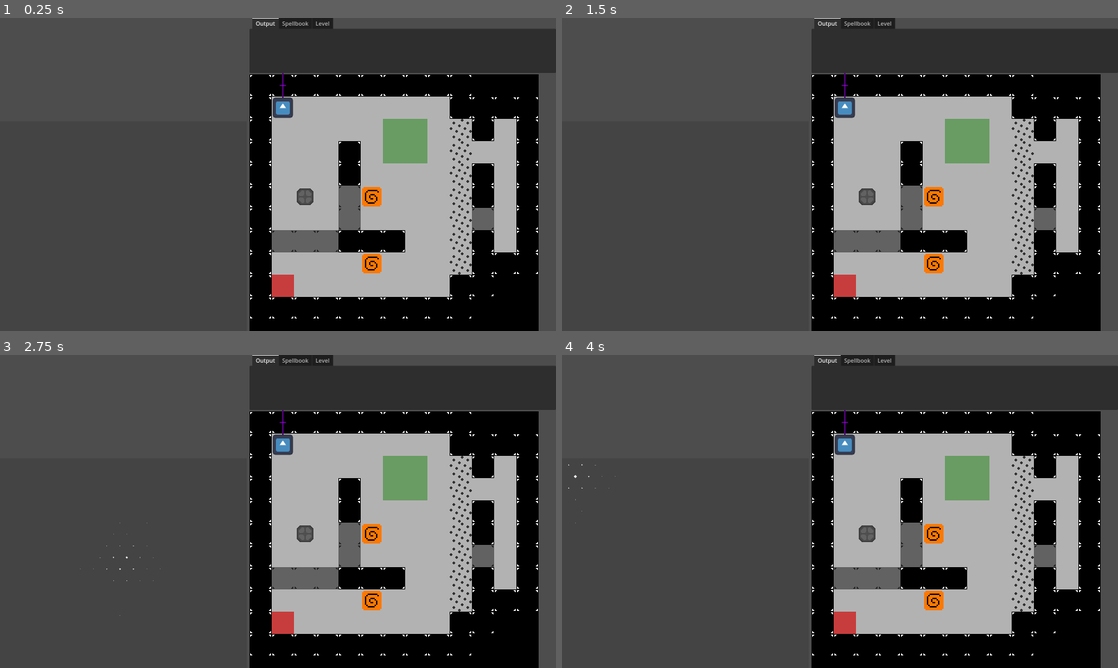
Above: before the commit, frames 1-4 (two rows, left to right).
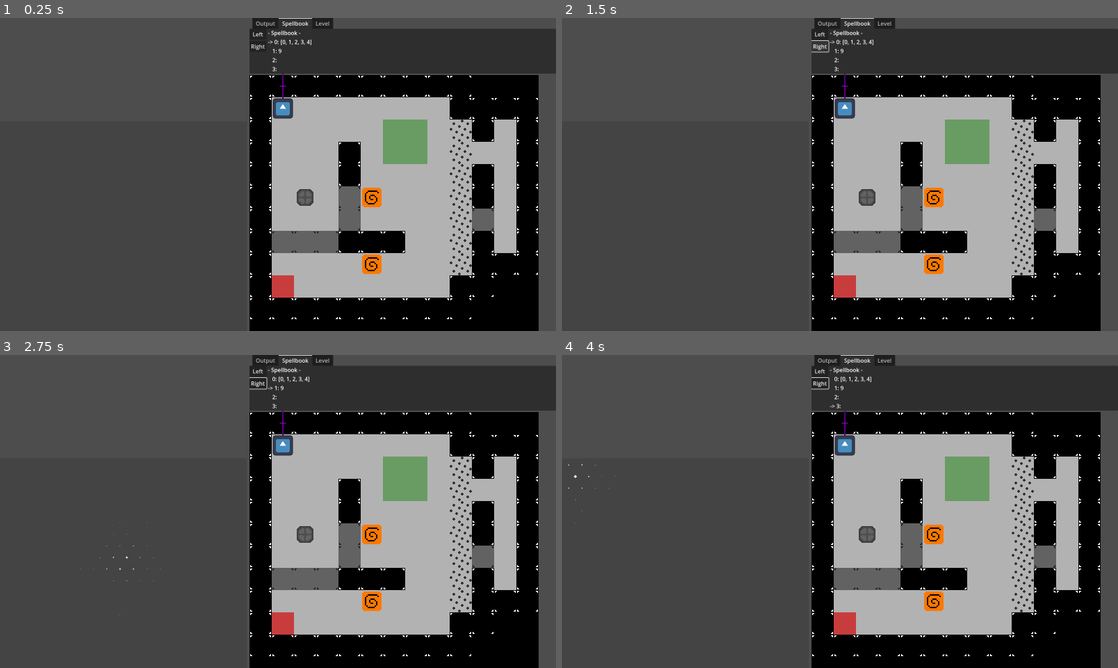
Above: after the commit, the same moments.

Repository: Nauviax/Hexgame
Game: Godot game, scene res://main_scene/main_scene.tscn
Two runs of this game, one before a commit and one after it. Both use one fixed random seed, a clock stepped at 60 frames per second and the inputs below. The engine's default icon, where the game draws it, is replaced by a stand-in: a white triangle on a blue panel in a dark square.
Inputs (mouse positions are in pixels of both pictures, inside the frame that each line leads up to):
- Up to frame 1 (0.25 s): no input
- Up to frame 2 (1.5 s): click (817, 33) at 0.5 s, where only the run after the commit has a clickable "Left"; click (817, 46) at 1.25 s, where only the run after the commit has a clickable "Right"
- Up to frame 3 (2.75 s): tap Enter at 2 s; move the mouse to (122, 564) at 2.02 s; hold D (move_right) from 2.03 s (still down); click (122, 564) at 2.17 s
- Up to frame 4 (4 s): tap Space at 2.75 s; move the mouse to (567, 464) at 2.77 s; release D (move_right) at 2.78 s; hold S (move_down) 2.78-3.53 s; click (567, 464) at 2.92 s; tap Enter at 3.5 s; move the mouse to (573, 477) at 3.52 s; hold D (move_right) from 3.53 s (still down); click (573, 477) at 3.67 s

The runs differ from the first frame. In frame 1, 1.6% of the frame differs, in the area x 44-100%, y 0-97%; in frame 2, 1.6%; in frame 3, 1.6%; in frame 4, 1.6%.

Commit message:
Validator implementation

Diff:
--- a/entity/non_player/iota_haver.gd
+++ b/entity/non_player/iota_haver.gd
@@ -17,5 +17,5 @@
 
 # Init object
 func _ready():
-	entity.set_spellbook(sb_read, sb_write, sb)
+	entity.set_spellbook(sb_read, sb_write, sb.duplicate(true))
 	entity.look_dir = look_dir.normalized()
--- a/entity/player/player.gd
+++ b/entity/player/player.gd
@@ -26,7 +26,7 @@
 # Prepare player object
 func _ready():
 	# Player character normally has 4 iota slots, and their spellbook can be read from but not written to externally.
-	entity.set_spellbook(true, false, player_sb)
+	entity.set_spellbook(true, false, player_sb.duplicate(true)) # Duplicate, or it won't reset with level
 	entity.look_dir = Vector2(0.0, -1.0) # Init just look up
 
 # Func for aiming player's look line (Taking in mouse position)
--- a/grid/grid.gd
+++ b/grid/grid.gd
@@ -19,7 +19,6 @@
 var mouse_line = null # The line being drawn between last point and mouse
 var hex_border = null # The border around the patterns drawn
 var patterns = [] # List of patterns (Mainly for deletion afterwards)
-
 
 # Prepare *stuff*
 func _ready():
@@ -165,3 +164,13 @@
 	line.width = line_size
 	line.gradient = line_gradient
 	add_child(line)
+
+# Reset grid. Optionally either update or clear border score.
+func reset(hard = false):
+	for pattern_on_grid in patterns:
+		pattern_on_grid.remove() # Clears points and line
+	patterns = []
+	if hard:
+		hex_border.reset_hard()
+	else:
+		hex_border.reset()
--- a/grid/hex_border.gd
+++ b/grid/hex_border.gd
@@ -189,10 +189,16 @@
 func clear_history():
 	history.clear()
 
-# Delete border, ready to be reused.
+# Delete border, ready to be reused. Save_perim is so single point borders don't add to score
 func reset(save_perim = true):
 	line.clear_points()
+	history.clear() # Just in case
 	if save_perim:
 		border_score += perimeter
 	perimeter = 0
 	main_scene.update_border_display()
+
+# Clear border and score
+func reset_hard():
+	border_score = 0
+	reset(false) # Don't add to score
--- a/levels/base/level_base.gd
+++ b/levels/base/level_base.gd
@@ -1,6 +1,9 @@
 extends Node2D
 # Base level is currently for debugging. Not intended to be in final game.
 # Eventually move most creation content out of level_base.gd
+
+# Validator for this level
+@export var validator: Script
 
 # List of entities in the level
 var entities: Array
@@ -22,6 +25,10 @@
 	for child in get_children():
 		if "entity" in child:
 			entities.append(child.entity)
+
+# Test if the level is complete
+func validate():
+	return validator.validate(self)
 
 # Remove an entity from the level, effectively killing it. Returns false on failure. (When killing player)
 func remove_entity(entity):
@@ -93,18 +100,24 @@
 # Layer 0 is tiles, layer 1 is toppers
 # Current return values are funky, but are as follows:
 # 0 = Wall(inc glass) or Spike (Depending on layer)
-# 1 = Floor or Gate/TP (Depending on layer)
-# 2 = default (Later could expand "Floor" to seperate the two implemented colored tiles?)
+# 1 = White floor or Gate/TP (Depending on layer)
+# 2 = Green floor
+# 3 = Red floor
+# -1 = default (Invalid normally)
 func get_tile(pos, layer):
-	var atlas = tilemap.get_cell_atlas_coords(layer, pos)
+	var atlas = tilemap.get_cell_atlas_coords(layer, pos.round()) # Round pos, as tilemap will floor it otherwise.
 	if layer == 0:
 		match atlas:
 			Vector2i(1,0), Vector2i(0,1): # Wall, Glass
 				return 0
-			Vector2i(1,1), Vector2i(0,2), Vector2i(1,2): # Floor tiles
+			Vector2i(1,1): # White floor
 				return 1
+			Vector2i(0,2): # Green floor
+				return 2
+			Vector2i(1,2): # Red floor
+				return 3
 			_:
-				return 2
+				return -1
 	else:
 		match atlas:
 			Vector2i(0,0): # Spikes
@@ -112,4 +125,4 @@
 			Vector2i(0,1): # Gate/TP
 				return 1
 			_:
-				return 2
+				return -1
--- a/levels/bool_sort.tscn
+++ b/levels/bool_sort.tscn
@@ -1,9 +1,11 @@
-[gd_scene load_steps=3 format=3 uid="uid://wkuc0osgt70a"]
+[gd_scene load_steps=4 format=3 uid="uid://wkuc0osgt70a"]
 
 [ext_resource type="PackedScene" uid="uid://dp0v5jhyadmwq" path="res://levels/base/level_base.tscn" id="1_cetju"]
+[ext_resource type="Script" path="res://levels/validators/bool_sort.gd" id="2_1ypkv"]
 [ext_resource type="PackedScene" uid="uid://cbo0lm0clhhmu" path="res://entity/non_player/iota_haver.tscn" id="2_gdd1n"]
 
 [node name="LevelBase" instance=ExtResource("1_cetju")]
+validator = ExtResource("2_1ypkv")
 
 [node name="TileMap" parent="." index="3"]
 layer_0/tile_data = PackedInt32Array(0, 65536, 0, 65536, 65536, 0, 131072, 65536, 0, 196608, 65536, 0, 262144, 65536, 0 …(1225 unchanged characters)…
@@ -12,26 +14,32 @@
 [node name="IotaHaver" parent="." index="4" instance=ExtResource("2_gdd1n")]
 position = Vector2(320, 64)
 sb = [false]
+sb_write = false
 
 [node name="IotaHaver2" parent="." index="5" instance=ExtResource("2_gdd1n")]
 position = Vector2(320, 128)
 sb = [true]
+sb_write = false
 
 [node name="IotaHaver3" parent="." index="6" instance=ExtResource("2_gdd1n")]
 position = Vector2(320, 192)
 sb = [false]
+sb_write = false
 
 [node name="IotaHaver4" parent="." index="7" instance=ExtResource("2_gdd1n")]
 position = Vector2(448, 64)
 sb = [true]
+sb_write = false
 
 [node name="IotaHaver5" parent="." index="8" instance=ExtResource("2_gdd1n")]
 position = Vector2(448, 128)
 sb = [false]
+sb_write = false
 
 [node name="IotaHaver6" parent="." index="9" instance=ExtResource("2_gdd1n")]
 position = Vector2(448, 192)
 sb = [false]
+sb_write = false
 
 [node name="Player" parent="." index="10"]
 position = Vector2(128, 128)
--- a/levels/test_level.tscn
+++ b/levels/test_level.tscn
@@ -1,9 +1,11 @@
-[gd_scene load_steps=3 format=3 uid="uid://bveri3b1r80lg"]
+[gd_scene load_steps=4 format=3 uid="uid://bveri3b1r80lg"]
 
 [ext_resource type="PackedScene" uid="uid://dp0v5jhyadmwq" path="res://levels/base/level_base.tscn" id="1_eox3x"]
 [ext_resource type="PackedScene" uid="uid://cbo0lm0clhhmu" path="res://entity/non_player/iota_haver.tscn" id="2_a1eik"]
+[ext_resource type="Script" path="res://levels/validators/test_level.gd" id="2_e2cid"]
 
 [node name="LevelBase" instance=ExtResource("1_eox3x")]
+validator = ExtResource("2_e2cid")
 
 [node name="TileMap" parent="." index="3"]
 z_index = -10
--- /dev/null
+++ b/levels/validators/bool_sort.gd
@@ -0,0 +1,19 @@
+static var desc = "Bool Sort: Move any haver containing true to the green area. Kill any haver containing false. You cannot write to the havers."
+static func validate(level_base):
+	var greens = []
+	var non_greens = []
+	var entities = level_base.entities
+	for entity in entities:
+		var pos = entity.get_fake_pos()
+		var tile = level_base.get_tile(pos, 0)
+		if tile == 2:
+			greens.append(entity)
+		else:
+			non_greens.append(entity)
+	if non_greens.size() > 1:
+		return false # Instantly invalid if there are non-green entities (Excluding player, who is always on white)
+	for entity in greens:
+		var iota = entity.sb[entity.sb_sel]
+		if not (iota is bool and iota):
+			return false
+	return true
--- /dev/null
+++ b/levels/validators/test_level.gd
@@ -0,0 +1,17 @@
+static var desc = "Test Level: All entities on green tiles must contain true. At least one on-green entity must exist."
+static func validate(level_base):
+	var green_entities = []
+	var entities = level_base.entities
+	for entity in entities:
+		var pos = entity.get_fake_pos()
+		print(pos)
+		var tile = level_base.get_tile(pos, 0)
+		if tile == 2:
+			green_entities.append(entity)
+	if green_entities.size() == 0:
+		return false # Instantly invalid if empty
+	for entity in green_entities:
+		var iota = entity.sb[entity.sb_sel]
+		if not (iota is bool and iota):
+			return false
+	return true
--- a/main_scene/hex_display.gd
+++ b/main_scene/hex_display.gd
@@ -3,19 +3,25 @@
 @onready var main_scene = get_parent()
 
 @export var stack_path: NodePath # Set in Inspector
-@onready var stack_label = get_node(stack_path) # $Stack
+@onready var stack_label = get_node(stack_path)
 
 @export var output_path: NodePath # Also set (etc etc)
-@onready var output_label = get_node(output_path) # $Output
+@onready var output_label = get_node(output_path)
 
 @export var raven_path: NodePath
-@onready var raven_label = get_node(raven_path) # $Ravenmind
+@onready var raven_label = get_node(raven_path)
 
 @export var sb_path: NodePath
-@onready var sb_label = get_node(sb_path) # $Spellbook
+@onready var sb_label = get_node(sb_path)
 
 @export var border_path: NodePath
-@onready var border_label = get_node(border_path) # $Stack
+@onready var border_label = get_node(border_path)
+
+@export var level_desc_path: NodePath
+@onready var level_desc_label = get_node(level_desc_path)
+
+@export var validate_button_path: NodePath
+@onready var validate_button = get_node(validate_button_path) # For changing color
 
 # Used to keep track of past outputs, to create a scrolling history of sorts.
 var output_history = ["", "", "", "", ""] # Can be made longer for longer history, just check update_clear() also.
@@ -71,9 +77,23 @@
 		var iota = caster.sb[ii]
 		sb_label.text += caster.sb_names[ii] + ": " + str(iota if iota != null else "") + "\n"
 
-# Handle UI buttons (Probably to be replaced later) (!!!)
+# Level description label (Called directly by main_scene)
+func update_level_desc_label(text):
+	level_desc_label.text = text
+	# Reset validate button color
+	validate_button.modulate = Color(1, 1, 1)
+
+# Handle UI buttons
 func _on_sb_left_pressed():
 	main_scene.spellbook_LR(true)
 
 func _on_sb_right_pressed():
 	main_scene.spellbook_LR(false)
+
+func _on_level_validate_pressed():
+	var validated = main_scene.validate_level()
+	print ("Valid level: " + str(validated))
+	validate_button.modulate = Color(0, 1, 0) if validated else Color(1, 0, 0)
+
+func _on_level_next_pressed():
+	main_scene.load_next_level()
--- a/main_scene/main_scene.gd
+++ b/main_scene/main_scene.gd
@@ -2,7 +2,7 @@
 extends Node2D
 
 # Test_level scene
-var test_level = preload("res://levels/test_level.tscn")
+#var test_level = preload("res://levels/test_level.tscn")
 @onready var hexecutor = null
 
 @export var grid_path: NodePath # Set in Inspector
@@ -11,22 +11,51 @@
 @export var level_control_path: NodePath # Set in Inspector also
 @onready var level_control = get_node(level_control_path)
 
+var loaded_level = null # Currently loaded level (Child of level_control)
+var level_list = [] # List of level scenes that can be loaded. (Scenes, not instantiated)
+var level_current_index = 0 # Index of currently loaded level in level_list
+
 # For now, just load the test_level scene and prepare hexecutor
 func _ready():
+	# Prepare level_list
+	level_list.push_back(preload("res://levels/test_level.tscn"))
+	level_list.push_back(preload("res://levels/bool_sort.tscn"))
+	load_next_level(false) # False as nothing to unload yet
+
+# Unloads the current level and loads the next one
+func load_next_level(unload = true):
+	if unload:
+		# Unload current level
+		loaded_level.queue_free()
+		loaded_level = null
+		# Increment level index, loop back to 0 if at end
+		level_current_index += 1
+		if level_current_index >= level_list.size():
+			level_current_index = 0
+		# Clear grid
+		grid.reset(true) # Hard reset, clears border score
+
 	# Load test level
-	var level = test_level.instantiate()
-	level_control.add_child(level)
+	loaded_level = level_list[level_current_index].instantiate()
+	level_control.add_child(loaded_level)
 	# Offset by Entity.FAKE_SCALE / 2 (Due to tilemap offset)
 	if Engine.is_editor_hint():
-		level.position = Vector2(32, 32) # Issue getting Entity.FAKE_SCALE in editor. This may become outdated
+		loaded_level.position = Vector2(32, 32) # Issue getting Entity.FAKE_SCALE in editor. This may become outdated
 	else:
-		level.position = Vector2(Entity.FAKE_SCALE / 2, Entity.FAKE_SCALE / 2)
+		loaded_level.position = Vector2(Entity.FAKE_SCALE / 2, Entity.FAKE_SCALE / 2)
 
 	# Prepare hexecutor with level info
-	hexecutor = Hexecutor.new(level, level.player.entity, self)
+	hexecutor = Hexecutor.new(loaded_level, loaded_level.player.entity, self)
 
 	# Update hex_display
 	update_hex_display()
+
+	# Update level description
+	hex_display.update_level_desc_label(loaded_level.validator.desc)
+
+# Validates the current level
+func validate_level():
+	return loaded_level.validate()
 
 # Called with new patterns from grid. Executes them using hexecutor
 func new_pattern_drawn(pattern):
@@ -41,14 +70,11 @@
 func update_border_display():
 	hex_display.update_border_label(grid.hex_border.border_score, grid.hex_border.perimeter)
 
-# Clear all patterns and reset stack
+# Clear grid, all patterns and reset stack
 func clear():
+	grid.reset(false) # Soft reset, keeps previous border score
 	hexecutor.reset()
 	hex_display.update_clear_hexy() # Update/Clear stack display
-	for pattern_og in grid.patterns:
-		pattern_og.remove()
-	grid.patterns = []
-	grid.hex_border.reset()
 
 # Spellbook button handlers, possibly redo later (!!!)
 func spellbook_LR(left):
--- a/main_scene/main_scene.tscn
+++ b/main_scene/main_scene.tscn
@@ -26,6 +26,8 @@
 raven_path = NodePath("MarginContainer/LR_Split/Info_SB_Level/Info_Tabs/Spellbook/Ravenmind")
 sb_path = NodePath("MarginContainer/LR_Split/Info_SB_Level/Info_Tabs/Spellbook/Spellbook")
 border_path = NodePath("MarginContainer/LR_Split/Info_SB_Level/Info_Tabs/Level/Border_Score")
+level_desc_path = NodePath("MarginContainer/LR_Split/Info_SB_Level/Info_Tabs/Level/Level_Desc")
+validate_button_path = NodePath("MarginContainer/LR_Split/Info_SB_Level/Info_Tabs/Level/Level_Buttons/Validate")
 
 [node name="MarginContainer" type="MarginContainer" parent="HexDisplay"]
 layout_mode = 0
@@ -68,32 +70,21 @@
 
 [node name="Info_Tabs" type="TabContainer" parent="HexDisplay/MarginContainer/LR_Split/Info_SB_Level"]
 clip_contents = true
+custom_minimum_size = Vector2(0, 160)
 layout_mode = 2
+current_tab = 1
 
 [node name="Output" type="Label" parent="HexDisplay/MarginContainer/LR_Split/Info_SB_Level/Info_Tabs"]
+visible = false
 layout_mode = 2
 size_flags_vertical = 3
-text = "This is the output log
-
-
-
-"
+text = "This is the output log"
 text_overrun_behavior = 3
 
 [node name="Spellbook" type="HBoxContainer" parent="HexDisplay/MarginContainer/LR_Split/Info_SB_Level/Info_Tabs"]
-visible = false
 layout_mode = 2
 
-[node name="Spellbook" type="Label" parent="HexDisplay/MarginContainer/LR_Split/Info_SB_Level/Info_Tabs/Spellbook"]
-layout_mode = 2
-size_flags_vertical = 3
-text = "- Spellbook -
--> 0: iota
-   1:
-   2:
-   3: "
-
-[node name="LR_Buttons" type="HBoxContainer" parent="HexDisplay/MarginContainer/LR_Split/Info_SB_Level/Info_Tabs/Spellbook"]
+[node name="LR_Buttons" type="VBoxContainer" parent="HexDisplay/MarginContainer/LR_Split/Info_SB_Level/Info_Tabs/Spellbook"]
 layout_mode = 2
 size_flags_vertical = 3
 size_flags_stretch_ratio = 0.5
@@ -106,19 +97,49 @@
 layout_mode = 2
 text = "Right"
 
+[node name="Spellbook" type="Label" parent="HexDisplay/MarginContainer/LR_Split/Info_SB_Level/Info_Tabs/Spellbook"]
+custom_minimum_size = Vector2(600, 0)
+layout_mode = 2
+size_flags_vertical = 3
+text = "- Spellbook -
+-> 0: iota
+   1:
+   2:
+   3: "
+clip_text = true
+
 [node name="Ravenmind" type="Label" parent="HexDisplay/MarginContainer/LR_Split/Info_SB_Level/Info_Tabs/Spellbook"]
 layout_mode = 2
-size_flags_vertical = 3
+size_flags_horizontal = 3
+size_flags_vertical = 1
 size_flags_stretch_ratio = 0.5
 text = "Ravenmind"
+autowrap_mode = 3
+clip_text = true
 
 [node name="Level" type="HBoxContainer" parent="HexDisplay/MarginContainer/LR_Split/Info_SB_Level/Info_Tabs"]
 visible = false
 layout_mode = 2
 
+[node name="Level_Buttons" type="VBoxContainer" parent="HexDisplay/MarginContainer/LR_Split/Info_SB_Level/Info_Tabs/Level"]
+layout_mode = 2
+size_flags_vertical = 3
+size_flags_stretch_ratio = 0.5
+
+[node name="Validate" type="Button" parent="HexDisplay/MarginContainer/LR_Split/Info_SB_Level/Info_Tabs/Level/Level_Buttons"]
+layout_mode = 2
+text = "Validate"
+
+[node name="Next" type="Button" parent="HexDisplay/MarginContainer/LR_Split/Info_SB_Level/Info_Tabs/Level/Level_Buttons"]
+layout_mode = 2
+text = "Next Level"
+
 [node name="Level_Desc" type="Label" parent="HexDisplay/MarginContainer/LR_Split/Info_SB_Level/Info_Tabs/Level"]
+custom_minimum_size = Vector2(500, 0)
 layout_mode = 2
+size_flags_vertical = 1
 text = "LEVEL DESC NOT IMPLEMENTED YET"
+autowrap_mode = 2
 
 [node name="Border_Score" type="Label" parent="HexDisplay/MarginContainer/LR_Split/Info_SB_Level/Info_Tabs/Level"]
 layout_mode = 2
@@ -142,5 +163,7 @@
 
 [connection signal="pressed" from="HexDisplay/MarginContainer/LR_Split/Info_SB_Level/Info_Tabs/Spellbook/LR_Buttons/Sb_Left" to="HexDisplay" method="_on_sb_left_pressed"]
 [connection signal="pressed" from="HexDisplay/MarginContainer/LR_Split/Info_SB_Level/Info_Tabs/Spellbook/LR_Buttons/Sb_Right" to="HexDisplay" method="_on_sb_right_pressed"]
+[connection signal="pressed" from="HexDisplay/MarginContainer/LR_Split/Info_SB_Level/Info_Tabs/Level/Level_Buttons/Validate" to="HexDisplay" method="_on_level_validate_pressed"]
+[connection signal="pressed" from="HexDisplay/MarginContainer/LR_Split/Info_SB_Level/Info_Tabs/Level/Level_Buttons/Next" to="HexDisplay" method="_on_level_next_pressed"]
 [connection signal="resized" from="HexDisplay/MarginContainer/LR_Split/Info_SB_Level/Level_Control" to="HexDisplay/MarginContainer/LR_Split/Info_SB_Level/Level_Control" method="_on_resized"]
 [connection signal="input_event" from="HexDisplay/MarginContainer/LR_Split/Info_SB_Level/Level_Control/Level_Area2D/Area2D" to="HexDisplay/MarginContainer/LR_Split/Info_SB_Level/Level_Control" method="_on_level_area_2d_input_event"]
--- a/pattern/exe_folder/impulse.gd
+++ b/pattern/exe_folder/impulse.gd
@@ -29,6 +29,8 @@
 				return "" # Woo
 			else:
 				continue # Player can't be killed, so keep looking for safe spot.
+		if level_base.get_tile(tile, 0) == 0: # Wall/Glass check
+			continue # Can't land here, nope.
 		entity.set_fake_pos(tile)
 		entity.is_floating = false # Clear floating status (Irrelevant if entity is not floating)
 		return ""
